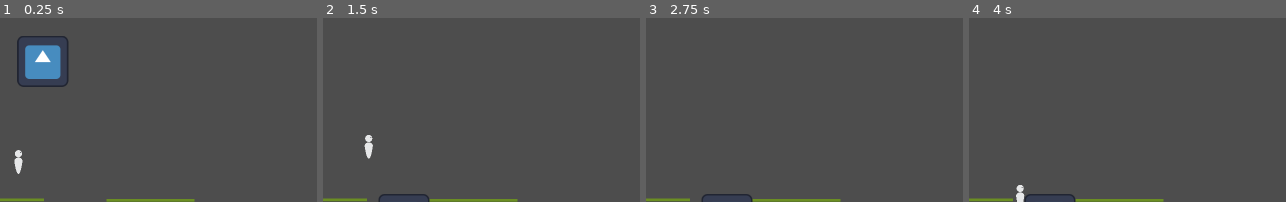
Above: before the commit, frames 1-4 (left to right).
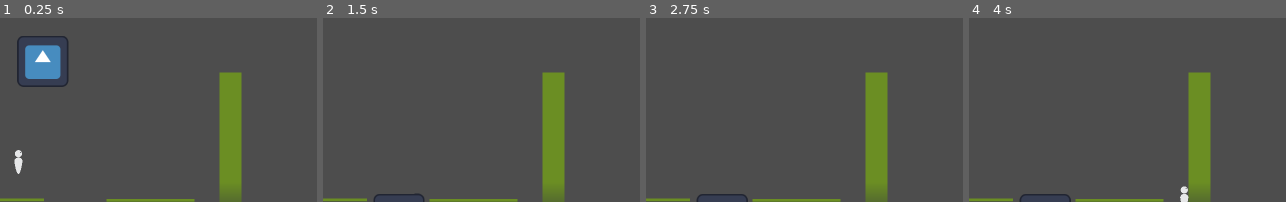
Above: after the commit, the same moments.

Repository: NeonGamerBot-QK/counterspell-boston
Game: Godot game, scene res://Levels/Demo.tscn
Two runs of this game, one before a commit and one after it. Both use one fixed random seed, a clock stepped at 60 frames per second and the inputs below. The engine's default icon, where the game draws it, is replaced by a stand-in: a white triangle on a blue panel in a dark square.
Inputs:
- Up to frame 1 (0.25 s): no input
- Up to frame 2 (1.5 s): hold D (right) from 0.53 s (still down); tap Shift (dash, bound only after the commit) at 0.6 s; tap Space (jump) at 0.77, 0.8, 1.07, 1.35 s
- Up to frame 3 (2.75 s): tap Space (jump) at 1.52, 1.82, 2.3 s; tap Shift (dash, bound only after the commit) at 1.55, 2.1 s; release D (right) at 2.03 s; hold A (left) from 2.03 s (still down)
- Up to frame 4 (4 s): tap Enter at 2.75 s; release A (left) at 2.78 s; hold D (right) from 2.78 s (still down); tap Shift (dash, bound only after the commit) at 2.85 s; tap Space (jump) at 3.02, 3.32, 3.5, 3.6, 3.77 s

The runs differ from the first frame. In frame 1, 5.1% of the frame differs, in the area x 69-77%, y 29-100%; in frame 2, 5.4%; in frame 3, 5.2%; in frame 4, 5.6%, in the area x 14-77%, y 29-100%.

Commit message:
Dash and Walljump

Diff:
--- a/Levels/Demo.tscn
+++ b/Levels/Demo.tscn
@@ -57,6 +57,18 @@
 scale = Vector2(2, 1)
 texture = ExtResource("3_e1cjm")
 
+[node name="Platform3" type="StaticBody2D" parent="."]
+position = Vector2(26, 56)
+metadata/_edit_group_ = true
+
+[node name="PlatformHitbox" type="CollisionShape2D" parent="Platform3"]
+scale = Vector2(0.5, 50)
+shape = SubResource("RectangleShape2D_3gbcj")
+
+[node name="PlatformSprite" type="Sprite2D" parent="Platform3"]
+scale = Vector2(0.5, 50)
+texture = ExtResource("3_e1cjm")
+
 [node name="Player" parent="." instance=ExtResource("4_a35y7")]
 position = Vector2(-504, 45)
 scale = Vector2(0.065, 0.065)
--- a/Player/player.gd
+++ b/Player/player.gd
@@ -3,29 +3,60 @@
 const SPEED = 100
 const GRAVITY = 30
 const JUMPFORCE = -600
+const DASH_SPEED = 800
+const DASH_DURATION = 0.2
+const WALL_JUMP_FORCE = -400
+const WALL_JUMP_HORIZONTAL_SPEED = 200
+
+var dash_time_remaining = 0
+var is_touching_wall = false
 
 func _physics_process(delta):
-	#Adding left and right directional movement based on the variable SPEED
-	if Input.is_action_pressed("right"):
-		velocity.x = SPEED
-		$PlayerSprite.flip_h = false
+	# Dash mechanic
+	if Input.is_action_just_pressed("dash") and dash_time_remaining <= 0:
+		dash_time_remaining = DASH_DURATION
 
-	if Input.is_action_pressed("left"):
-		# print($PlayerSprite.global_position.x)
-		if $PlayerSprite.global_position.x > 30:
-			velocity.x = -SPEED
-		$PlayerSprite.flip_h = true
+	if dash_time_remaining > 0:
+		dash_time_remaining -= delta
+		if Input.is_action_pressed("right"):
+			velocity.x = DASH_SPEED
+			$PlayerSprite.flip_h = false
+		elif Input.is_action_pressed("left"):
+			velocity.x = -DASH_SPEED
+			$PlayerSprite.flip_h = true
+	else:
+		# Adding left and right directional movement based on the variable SPEED
+		if Input.is_action_pressed("right"):
+			velocity.x = SPEED
+			$PlayerSprite.flip_h = false
+		elif Input.is_action_pressed("left"):
+			if $PlayerSprite.global_position.x > 30:
+				velocity.x = -SPEED
+			$PlayerSprite.flip_h = true
+		else:
+			# This code slows the character to a stop if you let go of left or right
+			velocity.x = lerp(int(velocity.x), 0, .1)
 
-	#Adding in a jump just once if the character is on the floor
+	# Adding in a jump just once if the character is on the floor
 	if Input.is_action_just_pressed("jump") and is_on_floor():
 		velocity.y = JUMPFORCE
 
-	#This code slows the character to a stop if you let go of left or right
-	velocity.x = lerp(int(velocity.x), 0, .1)
+	# Wall jump mechanic
+	if is_on_wall() and not is_on_floor():
+		is_touching_wall = true
+	else:
+		is_touching_wall = false
 
-	#This adds gravity to our character if they are not standing on something
+	if Input.is_action_just_pressed("jump") and is_touching_wall:
+		velocity.y = WALL_JUMP_FORCE
+		if Input.is_action_pressed("right"):
+			velocity.x = -WALL_JUMP_HORIZONTAL_SPEED
+		elif Input.is_action_pressed("left"):
+			velocity.x = WALL_JUMP_HORIZONTAL_SPEED
+
+	# This adds gravity to our character if they are not standing on something
 	if not is_on_floor():
 		velocity.y += GRAVITY
 
-	#gets it moving correctly
+	# gets it moving correctly
 	move_and_slide()
--- /dev/null
+++ b/node_2d.tscn
@@ -0,0 +1,39 @@
+[gd_scene load_steps=7 format=3 uid="uid://bnq2136pmgg5o"]
+
+[ext_resource type="Texture2D" uid="uid://c52haqan85k53" path="res://icon.svg" id="1_gqviv"]
+[ext_resource type="Script" path="res://bg.gd" id="1_yos0w"]
+[ext_resource type="PackedScene" uid="uid://b7kjqxjnmrpdc" path="res://Player/player.tscn" id="3_cxsvd"]
+[ext_resource type="Script" path="res://fetch_lb.gd" id="4_a61pq"]
+
+[sub_resource type="RectangleShape2D" id="RectangleShape2D_7nlyv"]
+size = Vector2(128, 128)
+
+[sub_resource type="RectangleShape2D" id="RectangleShape2D_fslva"]
+size = Vector2(1100, 6.5)
+
+[node name="Node2D" type="Node2D"]
+position = Vector2(550, 325)
+script = ExtResource("1_yos0w")
+
+[node name="Block" type="RigidBody2D" parent="."]
+
+[node name="BlockHitbox" type="CollisionShape2D" parent="Block"]
+shape = SubResource("RectangleShape2D_7nlyv")
+
+[node name="BlockSprite" type="Sprite2D" parent="Block"]
+position = Vector2(-174, 57)
+texture = ExtResource("1_gqviv")
+
+[node name="Floor" type="StaticBody2D" parent="."]
+position = Vector2(0, 315.75)
+metadata/_edit_group_ = true
+
+[node name="CollisionShape2D" type="CollisionShape2D" parent="Floor"]
+shape = SubResource("RectangleShape2D_fslva")
+
+[node name="Player" parent="." instance=ExtResource("3_cxsvd")]
+position = Vector2(-512, 57)
+scale = Vector2(0.125, 0.125)
+
+[node name="HTTPRequest" type="HTTPRequest" parent="."]
+script = ExtResource("4_a61pq")
--- a/project.godot
+++ b/project.godot
@@ -52,6 +52,11 @@
 , Object(InputEventKey,"resource_local_to_scene":false,"resource_name":"","device":-1,"window_id":0,"alt_pressed":false …(186 unchanged characters)…
 ]
 }
+dash={
+"deadzone": 0.5,
+"events": [Object(InputEventKey,"resource_local_to_scene":false,"resource_name":"","device":-1,"window_id":0,"alt_pressed":false,"shift_pressed":false,"ctrl_pressed":false,"meta_pressed":false,"pressed":false,"keycode":0,"physical_keycode":4194325,"key_label":0,"unicode":0,"location":0,"echo":false,"script":null)
+]
+}
 
 [rendering]
 
